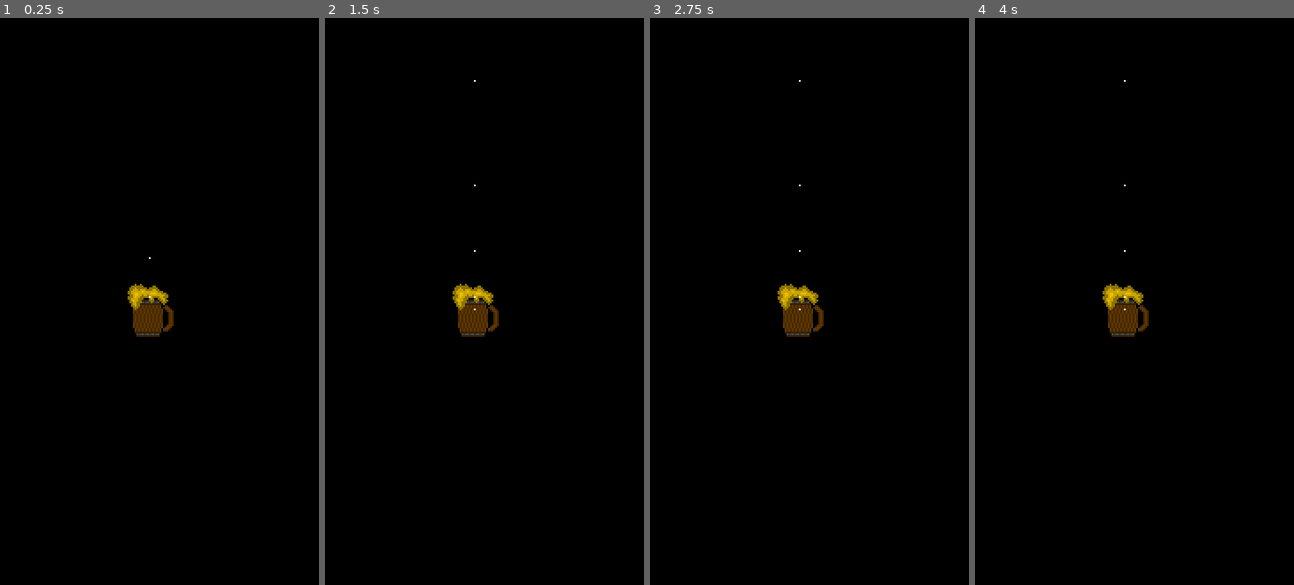
Above: before the commit, frames 1-4 (left to right).
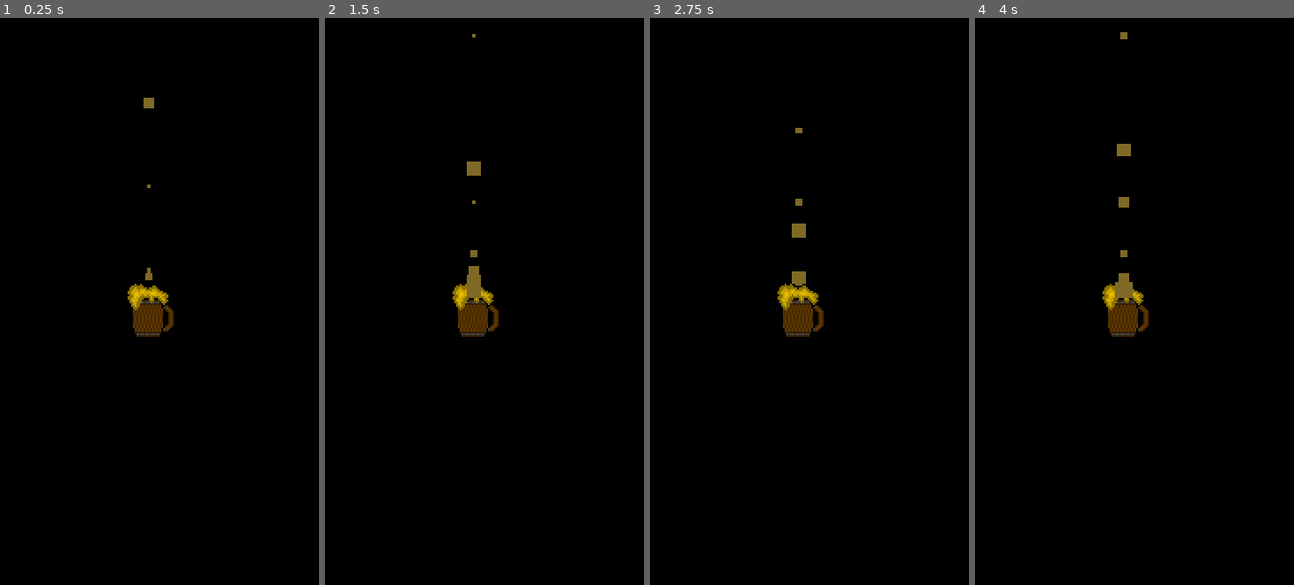
Above: after the commit, the same moments.

Repository: D4-Vinci/smthing-useless
Game: Godot game, scene res://main.tscn
Two runs of this game, one before a commit and one after it. Both use one fixed random seed, a clock stepped at 60 frames per second and the inputs below.
Inputs:
- Up to frame 1 (0.25 s): no input
- Up to frame 2 (1.5 s): no input
- Up to frame 3 (2.75 s): no input
- Up to frame 4 (4 s): no input

The runs differ from the first frame. In frame 1, 0.1% of the frame differs, in the area x 45-49%, y 14-50%; in frame 2, 0.4%; in frame 3, 0.3%; in frame 4, 0.4%, in the area x 43-50%, y 2-52%.

Commit message:
Another Godot project commit

Diff:
--- a/main.tscn
+++ b/main.tscn
@@ -1,9 +1,13 @@
-[gd_scene load_steps=3 format=3 uid="uid://liuyp6vksgkb"]
+[gd_scene load_steps=4 format=3 uid="uid://liuyp6vksgkb"]
 
 [ext_resource type="Texture2D" uid="uid://bbmd0sum8ow78" path="res://Mug of Beer.png" id="1_ig7tw"]
 
 [sub_resource type="RectangleShape2D" id="RectangleShape2D_0xm2m"]
 size = Vector2(23, 28)
+
+[sub_resource type="Curve" id="Curve_ig7tw"]
+_data = [Vector2(0, 1), 0.0, 0.0, 0, 0, Vector2(0.363636, 0.820225), 0.0, 0.0, 0, 0, Vector2(0.602273, 1), 0.0, 0.0, 0, 0, Vector2(0.795455, 0.52809), 0.0, 0.0, 0, 0, Vector2(0.943182, 0.280899), 0.0, 0.0, 0, 0]
+point_count = 5
 
 [node name="Node2D" type="Node2D"]
 
@@ -18,4 +22,14 @@
 shape = SubResource("RectangleShape2D_0xm2m")
 
 [node name="CPUParticles2D" type="CPUParticles2D" parent="CharacterBody2D"]
+position = Vector2(-1, -11)
+preprocess = 7.05
+speed_scale = 1.65
+explosiveness = 0.33
+randomness = 1.0
+lifetime_randomness = 0.26
 gravity = Vector2(0, -1000)
+scale_amount_min = 0.0
+scale_amount_max = 10.0
+scale_amount_curve = SubResource("Curve_ig7tw")
+color = Color(0.497037, 0.410845, 0.148799, 1)
